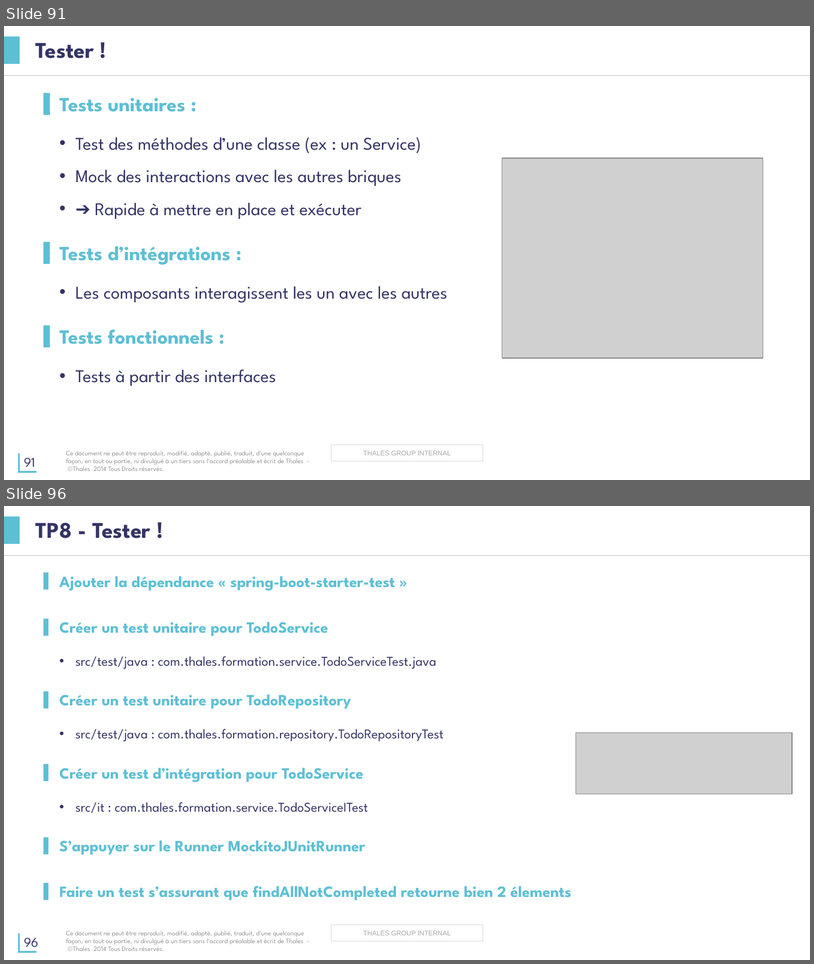
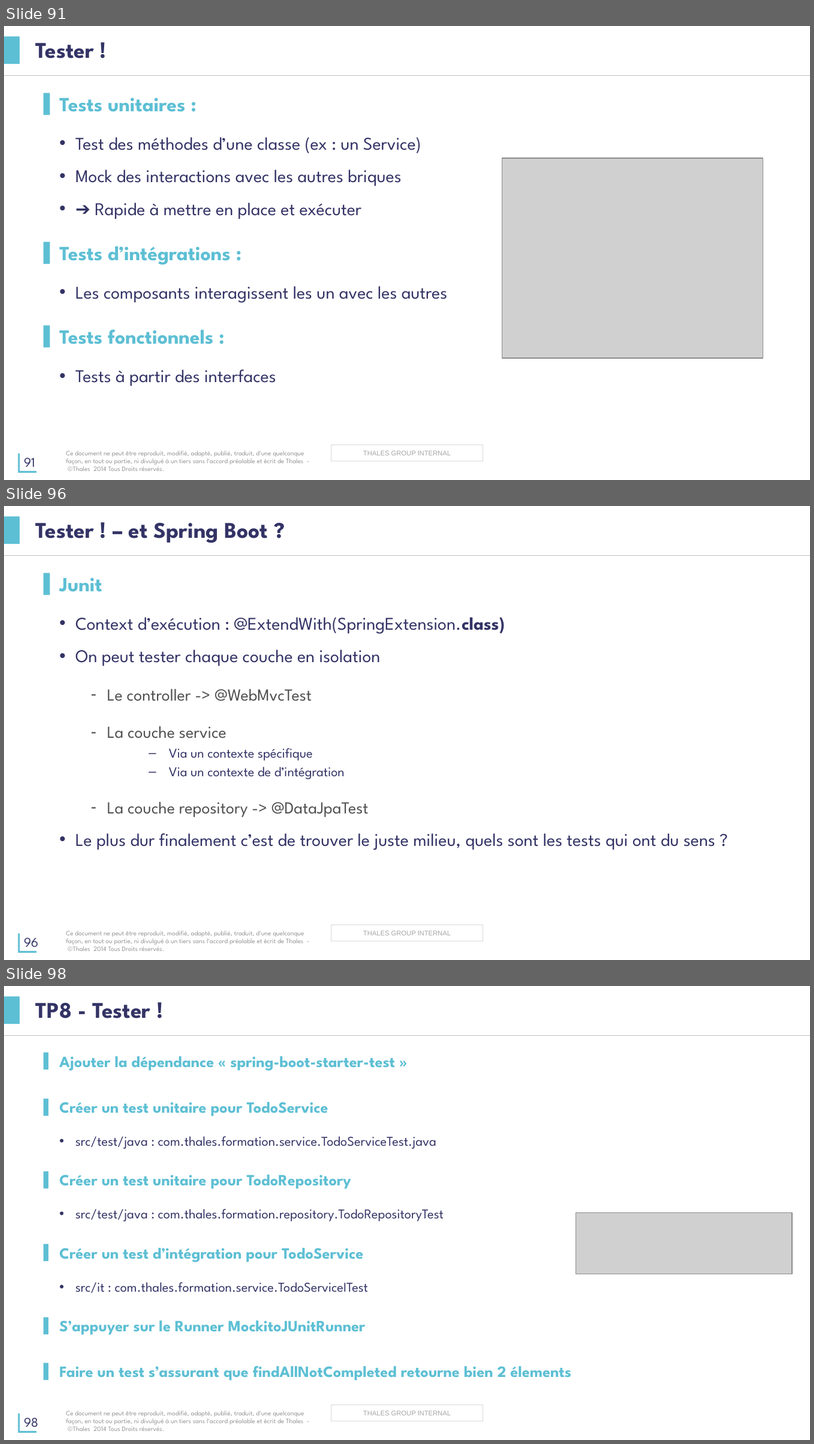
Before and after one commit to tsn-coding-dojo/java-spring-formation, a slide deck: présentation/Formation-Java.pptx. Shown one above the other, each under a label of ours: slides 91 and 96 before the commit, slides 91, 96 and 98 after it; the slides between them are not shown. The pictures are 814x964 and 814x1444 pixels, drawn with LibreOffice and Linux fonts; fonts in the diff are those of the drawing; grey boxes stand for pictures; background and template pictures are left out. Boxes give left, top, right and bottom in pixels: in the first picture for what was removed or moved away, otherwise in the second. Text is boxed around its words. In the diff, an @@ line names an element or a change of style, - is before the commit and + after.

Commit message:
Update TP8 around testing - there are still some test to cleanup

```diff
--- a/présentation/Formation-Java.pptx
+++ b/présentation/Formation-Java.pptx
@@ slide 96 added at (x1=4, y1=506, x2=810, y2=960), background #FFFFFF; not listed: 6 template elements that a slide beside it also shows @@
@@ title added at (x1=36, y1=523, x2=268, y2=543), 20 pt, text #333366, bold @@
+Tester ! – et Spring Boot ?
@@ text added at (x1=59, y1=577, x2=716, y2=850), 16 pt, text #333366 @@
+▌ Junit
+  • Context d’exécution : @ExtendWith(SpringExtension.class)
+  • On peut tester chaque couche en isolation
+    – Le controller -> @WebMvcTest
+    – La couche service
+      – Via un contexte spécifique
+      – Via un contexte de d’intégration
+    – La couche repository -> @DataJpaTest
+  • Le plus dur finalement c’est de trouver le juste milieu, quels sont les tests qui ont du sens ?
@@ what was slide 96 is now slide 98 @@
@@ page number at (x1=24, y1=1417, x2=38, y2=1426): text changed @@
-96
+98
```
Also in this commit, not shown: 4 slides changed, 1 other slide added, 13 other files.
